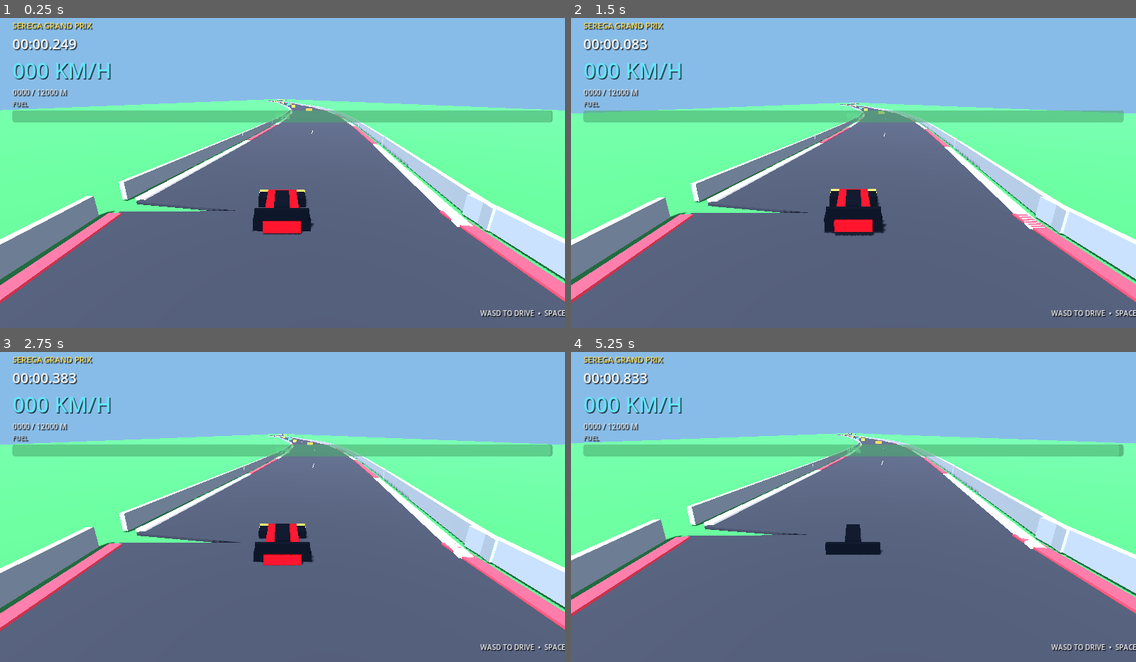
Above: before the commit, frames 1-4 (two rows, left to right).
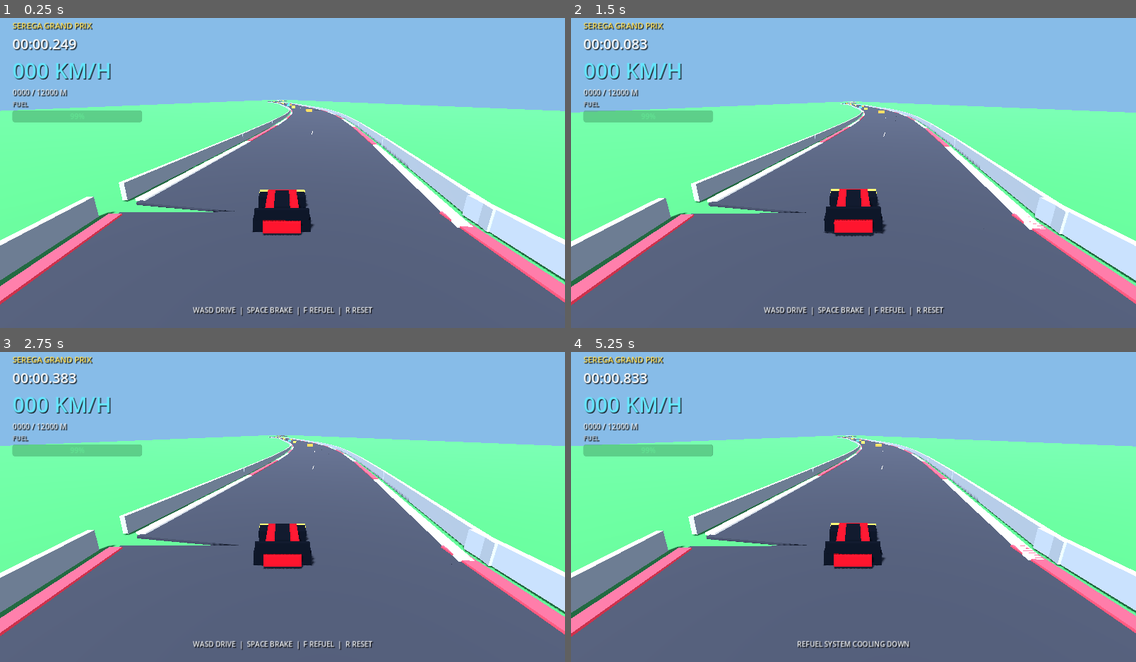
Above: after the commit, the same moments.

Repository: marticampgin/serega-racing
Game: Godot game, scene res://scenes/main.tscn
Same seed, same stepped clock (60 frames per second), same inputs: the game is played once before the commit and once after it.
Inputs:
- Up to frame 1 (0.25 s): no input
- Up to frame 2 (1.5 s): hold D 0.53-1.28 s; hold F 0.53-1.28 s; tap Space at 0.77 s; tap R at 0.8, 1.35 s; hold S from 1.28 s (still down)
- Up to frame 3 (2.75 s): tap Space at 1.52 s; tap F at 1.55 s; release S at 2.03 s; hold D from 2.03 s (still down); hold F from 2.03 s (still down); tap R at 2.3 s
- Up to frame 4 (5.25 s): release D at 2.78 s; release F at 2.78 s; hold W 2.78-3.53 s; tap R at 2.85, 3.8, 4.35 s; tap Space at 3.02, 3.77, 4.52 s; tap F at 3.05, 4.55 s; hold F 3.53-4.28 s; hold A 3.53-5.03 s; hold S from 5.03 s (still down); hold F from 5.03 s (still down)

The runs differ from the first frame. In frame 1, 5.4% of the frame differs, in the area x 0-100%, y 26-97%; in frame 2, 5.4%; in frame 3, 9.0%; in frame 4, 16%.

Commit message:
Connect in-game refuelling to video service

Diff:
--- a/scripts/main.gd
+++ b/scripts/main.gd
@@ -17,6 +17,10 @@
 var collision_cooldown := 0.0
 var boost_time := 0.0
 var ghost_time := 0.0
+var refuel_request: HTTPRequest
+var refuel_in_progress := false
+var refuel_key_down := false
+var refuel_cooldown := 0.0
 var rng := RandomNumberGenerator.new()
 var speed_label: Label
 var timer_label: Label
@@ -33,7 +37,21 @@
 	build_car()
 	build_obstacles()
 	build_hud()
+	build_refuel_client()
 	print("Serega Racing: playable race initialized")
+	for argument in OS.get_cmdline_user_args():
+		if argument.begins_with("--screenshot="):
+			capture_qa_screenshot.call_deferred(argument.trim_prefix("--screenshot="))
+
+
+func capture_qa_screenshot(path: String) -> void:
+	await get_tree().process_frame
+	await get_tree().process_frame
+	await get_tree().create_timer(1.0).timeout
+	var image := get_viewport().get_texture().get_image()
+	var error := image.save_png(path)
+	print("QA screenshot: %s (%s)" % [path, error_string(error)])
+	get_tree().quit(0 if error == OK else 1)
 
 
 func center_x(z: float) -> float:
@@ -109,7 +127,7 @@
 		var z := START_Z - i * SEGMENT_LENGTH
 		var x := center_x(z)
 		var heading := track_heading(z)
-		add_box(self, Vector3(ROAD_WIDTH, 0.25, SEGMENT_LENGTH + 0.6), Vector3(x, -0.12, z), asphalt, false, heading)
+		add_box(self, Vector3(ROAD_WIDTH, 0.25, SEGMENT_LENGTH + 0.6), Vector3(x, -0.12, z), asphalt, true, heading)
 		for side in [-1.0, 1.0]:
 			var lateral: Vector3 = Vector3(cos(heading), 0, -sin(heading)) * float(side)
 			var curb_color := curb_red if i % 2 == 0 else curb_white
@@ -198,7 +216,8 @@
 	var layer := CanvasLayer.new()
 	add_child(layer)
 	var margin := MarginContainer.new()
-	margin.set_anchors_and_offsets_preset(Control.PRESET_FULL_RECT)
+	margin.position = Vector2.ZERO
+	margin.size = Vector2(350, 265)
 	margin.add_theme_constant_override("margin_left", 28)
 	margin.add_theme_constant_override("margin_right", 28)
 	margin.add_theme_constant_override("margin_top", 22)
@@ -223,12 +242,21 @@
 	fuel_bar.value = fuel
 	fuel_bar.show_percentage = true
 	column.add_child(fuel_bar)
-	status_label = make_label("WASD TO DRIVE  •  SPACE TO BRAKE  •  R TO RESET", 16, Color("f2f4f6"))
-	status_label.set_anchors_preset(Control.PRESET_CENTER_BOTTOM)
-	status_label.position = Vector2(0, -45)
+	status_label = make_label("WASD DRIVE  |  SPACE BRAKE  |  F REFUEL  |  R RESET", 16, Color("f2f4f6"))
+	status_label.anchor_right = 1.0
+	status_label.anchor_top = 1.0
+	status_label.anchor_bottom = 1.0
+	status_label.offset_top = -52.0
+	status_label.offset_bottom = -18.0
 	status_label.horizontal_alignment = HORIZONTAL_ALIGNMENT_CENTER
-	status_label.size = Vector2(1280, 32)
 	layer.add_child(status_label)
+
+
+func build_refuel_client() -> void:
+	refuel_request = HTTPRequest.new()
+	refuel_request.timeout = 75.0
+	refuel_request.request_completed.connect(_on_refuel_request_completed)
+	add_child(refuel_request)
 
 
 func _physics_process(delta: float) -> void:
@@ -237,7 +265,12 @@
 	collision_cooldown = maxf(0.0, collision_cooldown - delta)
 	boost_time = maxf(0.0, boost_time - delta)
 	ghost_time = maxf(0.0, ghost_time - delta)
+	refuel_cooldown = maxf(0.0, refuel_cooldown - delta)
 	car.collision_mask = 0 if ghost_time > 0.0 else 1
+	var refuel_pressed := Input.is_key_pressed(KEY_F)
+	if refuel_pressed and not refuel_key_down:
+		request_refuel()
+	refuel_key_down = refuel_pressed
 	if Input.is_key_pressed(KEY_R):
 		reset_car()
 	if race_active:
@@ -249,6 +282,12 @@
 
 
 func update_car(delta: float) -> void:
+	if refuel_in_progress:
+		speed = move_toward(speed, 0.0, 28.0 * delta)
+		car.velocity = -car.global_transform.basis.z.normalized() * speed
+		car.velocity.y = -1.0
+		car.move_and_slide()
+		return
 	var throttle := 1.0 if Input.is_key_pressed(KEY_W) else 0.0
 	var braking := Input.is_key_pressed(KEY_S) or Input.is_key_pressed(KEY_SPACE)
 	var steer := 0.0
@@ -304,7 +343,7 @@
 	if car.global_position.z <= -TRACK_LENGTH:
 		race_active = false
 		speed = 0.0
-		status_label.text = "FINISH!  %s  •  PRESS R TO RACE AGAIN" % format_time(elapsed)
+		status_label.text = "FINISH!  %s  |  PRESS R TO RACE AGAIN" % format_time(elapsed)
 
 
 func update_camera(delta: float) -> void:
@@ -347,7 +386,9 @@
 	boost_time = 0.0
 	ghost_time = 0.0
 	race_active = true
-	status_label.text = "WASD TO DRIVE  •  SPACE TO BRAKE  •  R TO RESET"
+	status_label.text = "WASD DRIVE  |  SPACE BRAKE  |  F REFUEL  |  R RESET"
+	refuel_in_progress = false
+	refuel_cooldown = 0.0
 
 
 # Public hook for the webcam/Gemini service integration.
@@ -357,15 +398,53 @@
 	match normalized:
 		"blue", "cyan":
 			shield_hits += 1
-			status_label.text = "BLUE FUEL  •  SHIELD CHARGED"
+			status_label.text = "BLUE FUEL  |  SHIELD CHARGED"
 		"red", "orange":
 			boost_time = 12.0
-			status_label.text = "RED FUEL  •  TURBO BOOST"
+			status_label.text = "RED FUEL  |  TURBO BOOST"
 		"purple", "violet":
 			ghost_time = 12.0
-			status_label.text = "PURPLE FUEL  •  GHOST MODE"
+			status_label.text = "PURPLE FUEL  |  GHOST MODE"
 		"green":
 			fuel = minf(100.0, fuel + 20.0)
-			status_label.text = "GREEN FUEL  •  EXTRA REFILL"
+			status_label.text = "GREEN FUEL  |  EXTRA REFILL"
 		_:
 			status_label.text = "FUEL ADDED"
+
+
+func request_refuel() -> void:
+	if refuel_in_progress:
+		status_label.text = "RACE CONTROL IS ALREADY ANALYZING..."
+		return
+	if refuel_cooldown > 0.0:
+		status_label.text = "REFUEL SYSTEM COOLING DOWN"
+		return
+	refuel_in_progress = true
+	status_label.text = "PIT LIMITER | DRINK NOW | RECORDING 5 SECONDS..."
+	var error := refuel_request.request(
+		"http://127.0.0.1:8765/analyze-drink",
+		PackedStringArray(["Accept: application/json"]),
+		HTTPClient.METHOD_POST,
+		""
+	)
+	if error != OK:
+		refuel_in_progress = false
+		status_label.text = "REFUEL SERVICE OFFLINE | START THE PYTHON SERVICE"
+
+
+func _on_refuel_request_completed(result: int, response_code: int, _headers: PackedStringArray, body: PackedByteArray) -> void:
+	refuel_in_progress = false
+	refuel_cooldown = 8.0
+	if result != HTTPRequest.RESULT_SUCCESS or response_code != 200:
+		fuel = minf(100.0, fuel + 10.0)
+		status_label.text = "RACE CONTROL ERROR | EMERGENCY FUEL +10"
+		return
+	var parsed: Variant = JSON.parse_string(body.get_string_from_utf8())
+	if not parsed is Dictionary:
+		status_label.text = "INVALID FUEL REPORT | TRY AGAIN"
+		return
+	var report: Dictionary = parsed
+	if not bool(report.get("drinking_detected", false)):
+		status_label.text = "NO DRINK DETECTED | TRY AGAIN"
+		return
+	apply_drink_result(str(report.get("selected_color", "unknown")))
Not shown, changed: .gitignore
Not shown, changed: README.md
Not shown, changed: tests/test_service.py
Not shown, added: tools/run_service.ps1
